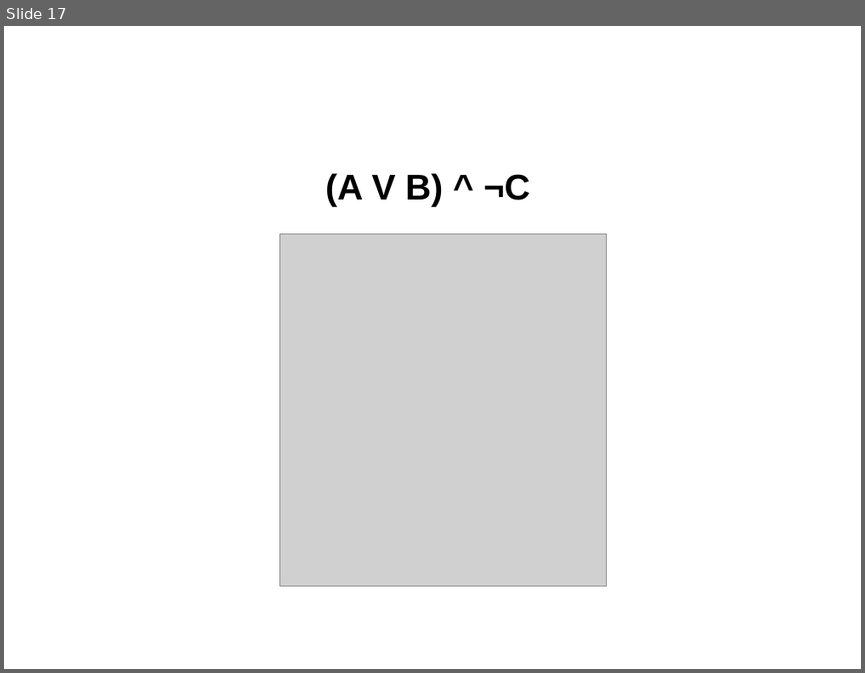
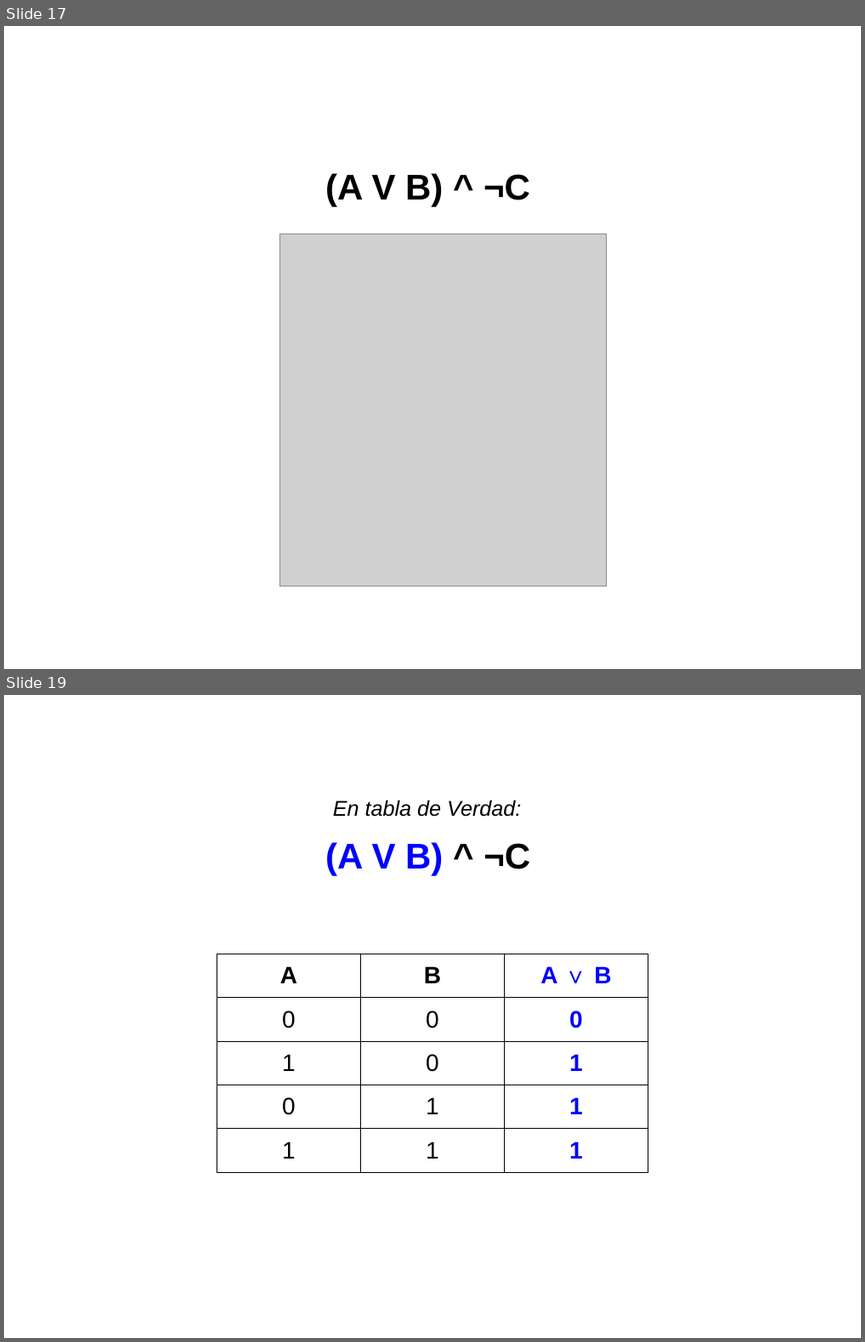
Before and after one commit to hackerschoolmty/newbies, a slide deck: Semana1/2. Computational Thinking/Newbies - Clase 2_ Lógica Booleana.pptx. Shown one above the other, each under a label of ours: slide 17 before the commit, slides 17 and 19 after it; the slides between them are not shown. The pictures are 865x673 and 865x1342 pixels, drawn with LibreOffice and Linux fonts; fonts in the diff are those of the drawing; grey boxes stand for pictures. Boxes give left, top, right and bottom in pixels: in the first picture for what was removed or moved away, otherwise in the second. Text is boxed around its words. In the diff, an @@ line names an element or a change of style, - is before the commit and + after.

```diff
--- a/Semana1/2. Computational Thinking/Newbies - Clase 2_ Lógica Booleana.pptx
+++ b/Semana1/2. Computational Thinking/Newbies - Clase 2_ Lógica Booleana.pptx
@@ slide 19 added at (4, 695, 861, 1338), background #FFFFFF @@
@@ text added at (333, 800, 521, 817), 18 pt, text #000000, italic @@
+En tabla de Verdad:
@@ text added at (325, 842, 530, 875), 30 pt, text #0000FF, bold @@
+(A V B) ^ ¬C
@@ table added at (216, 953, 648, 1235), 5 rows, 3 columns @@
+A | B | A ∨ B
+0 | 0 | 0
+1 | 0 | 1
+0 | 1 | 1
+1 | 1 | 1
```
Also in this commit, not shown: 1 slide changed, 17 other slides added, 1 slide removed, 29 other files.
